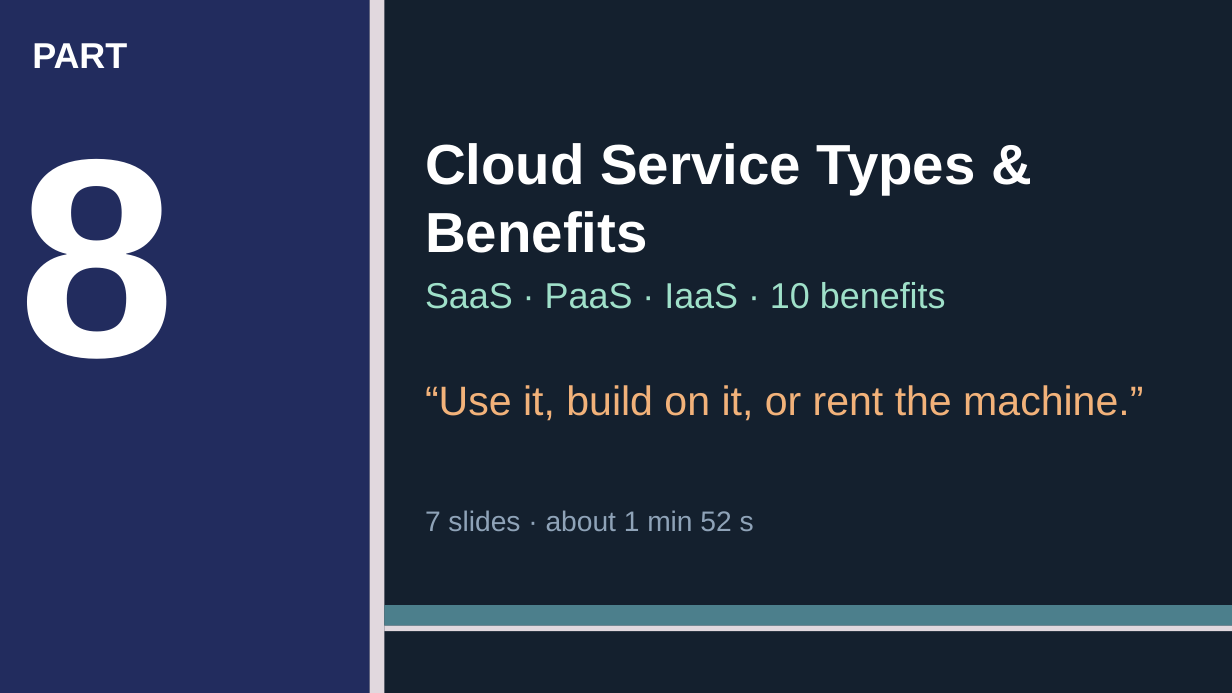
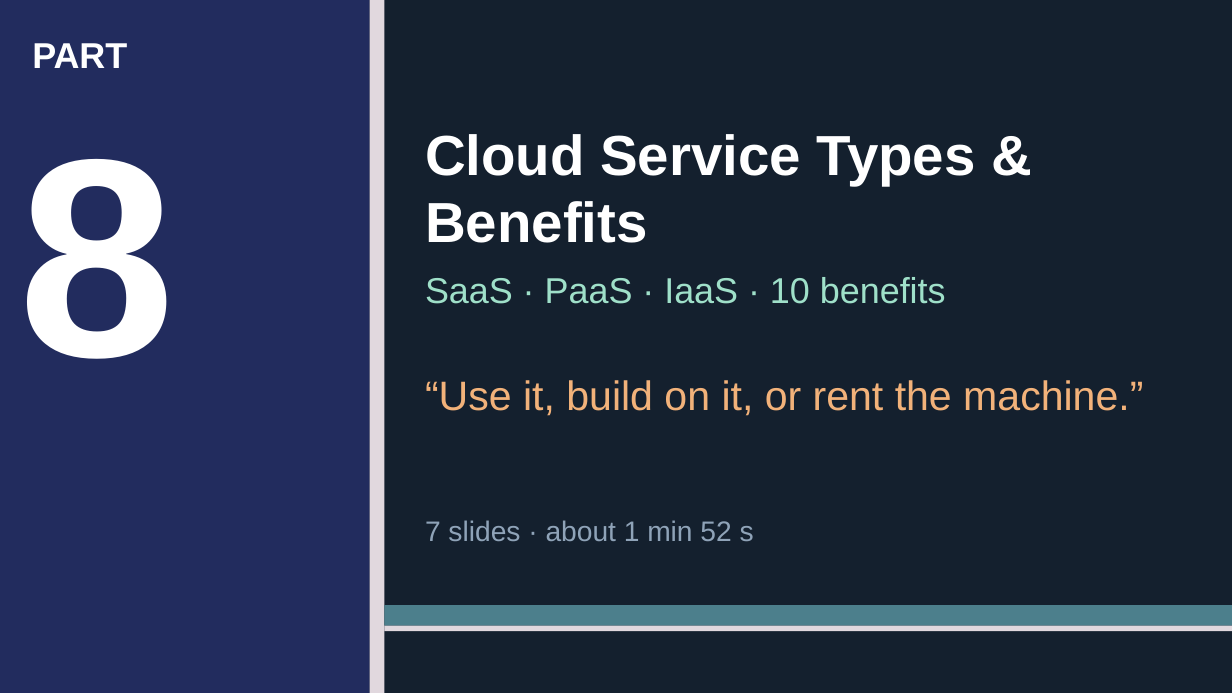
Before and after one commit to Tiredicey/ADBS, a slide deck: slide 84 of 02_GROUP_DECK/ADBS_GROUP_DECK.pptx. Drawn at 1232x693 pixels with LibreOffice and Linux fonts; fonts in the diff are those of the drawing. Boxes give left, top, right and bottom in pixels: in the first picture for what was removed or moved away, otherwise in the second. Text is boxed around its words. In the diff, an @@ line names an element or a change of style, - is before the commit and + after.

```diff
--- a/02_GROUP_DECK/ADBS_GROUP_DECK.pptx
+++ b/02_GROUP_DECK/ADBS_GROUP_DECK.pptx
@@ text "Cloud Service Types & Benefits": place and size @@
-text "Cloud Service Types & Benefits" at <box>425,143,976,253</box>
+text "Cloud Service Types & Benefits" at <box>425,134,976,243</box>
@@ text "SaaS · PaaS · IaaS ...": place and size @@
-text "SaaS · PaaS · IaaS ..." at <box>425,282,946,309</box>
+text "SaaS · PaaS · IaaS ..." at <box>425,277,946,304</box>
@@ text "“Use it, build on it, ...": place and size @@
-text "“Use it, build on it, ..." at <box>425,385,1143,421</box>
+text "“Use it, build on it, ..." at <box>425,380,1143,416</box>
@@ text "7 slides · about 1 ...": place and size @@
-text "7 slides · about 1 ..." at <box>425,510,754,531</box>
+text "7 slides · about 1 ..." at <box>425,520,754,541</box>
```
Also in this commit, not shown: 7 other slides changed, 5 other files.
